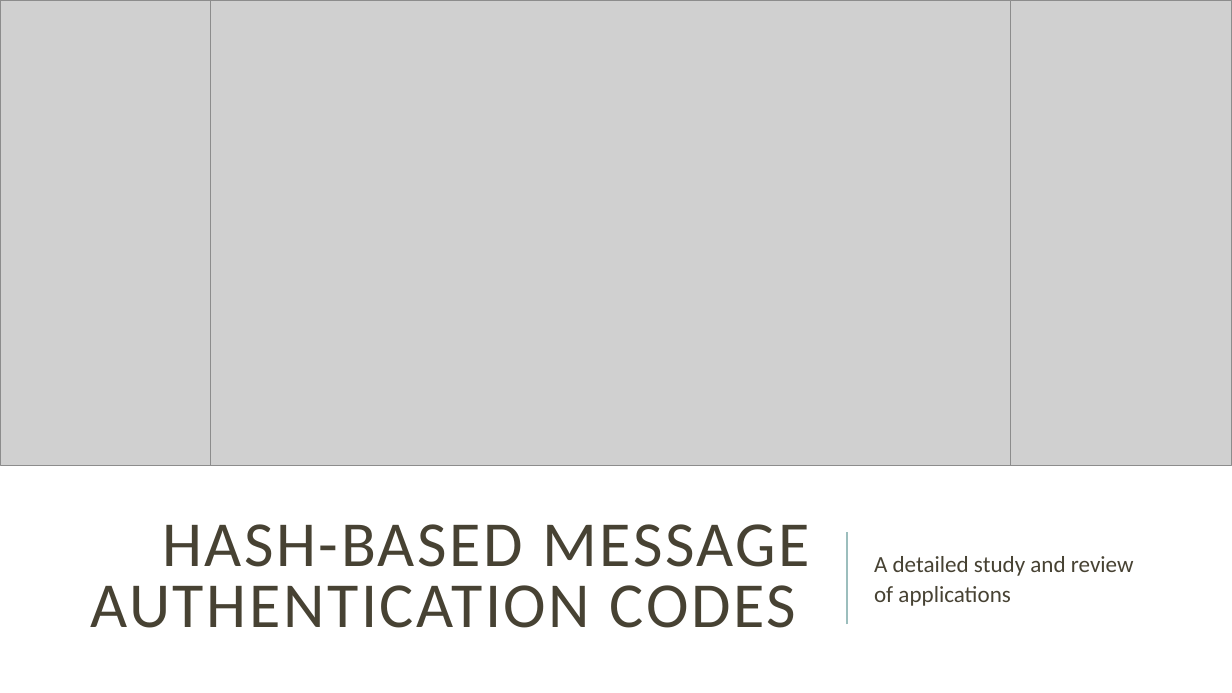
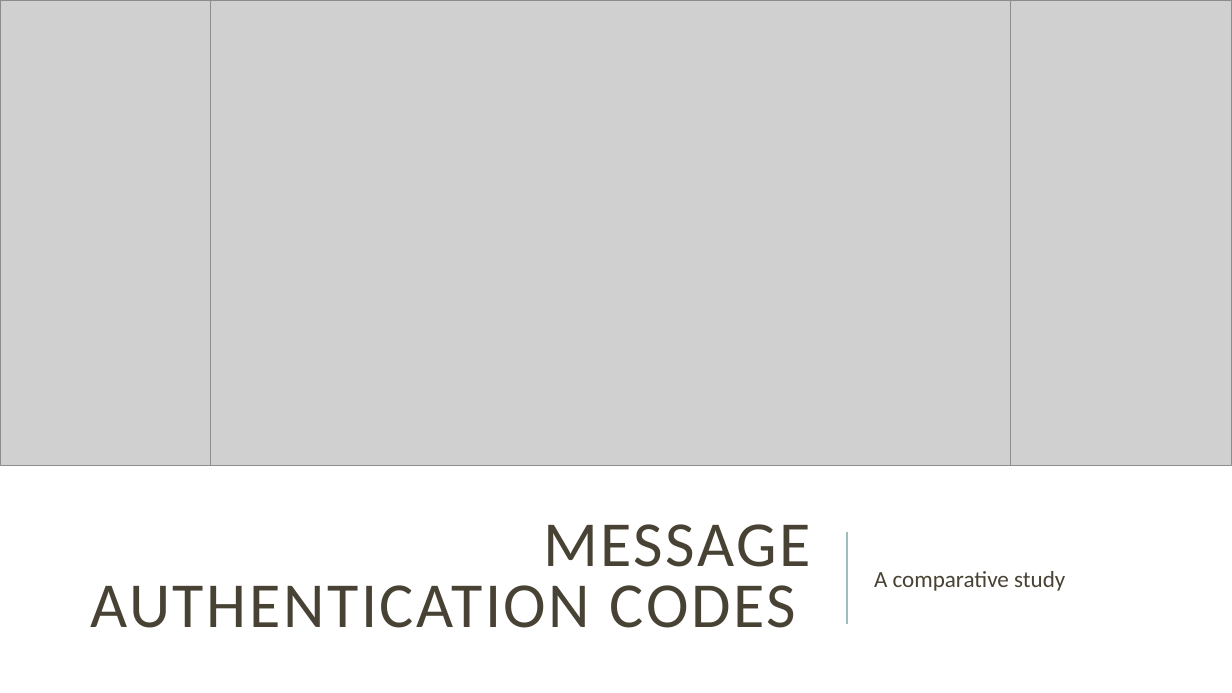
Before and after one commit to EmailSecurity/JavaClient, a slide deck: slide 1 of EmailSecurity/Akash_Survey_Presentation/Akash_Singh_Survey.pptx. Drawn at 1232x693 pixels with LibreOffice and Linux fonts; fonts in the diff are those of the drawing; grey boxes stand for pictures; background and template pictures are left out. Boxes give left, top, right and bottom in pixels: in the first picture for what was removed or moved away, otherwise in the second. Text is boxed around its words. In the diff, an @@ line names an element or a change of style, - is before the commit and + after.

```diff
--- a/EmailSecurity/Akash_Survey_Presentation/Akash_Singh_Survey.pptx
+++ b/EmailSecurity/Akash_Survey_Presentation/Akash_Singh_Survey.pptx
@@ title at bbox=[91, 524, 811, 628]: text changed @@
-HASH-BASED MESSAGE AUTHENTICATION CODES
+MESSAGE AUTHENTICATION CODES
@@ subtitle at bbox=[874, 571, 1065, 591]: text changed @@
-A detailed study and review
-of applications
+A comparative study
```
Also in this commit, not shown: 1 other slide changed, 1 other file.
